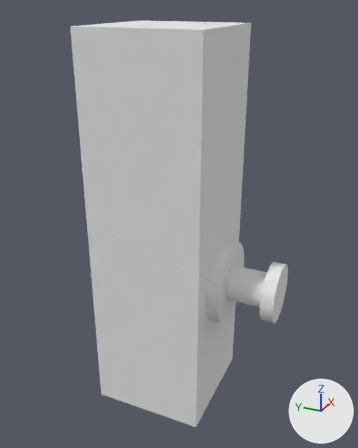
The OBJ model assets/quadfinger/mesh/dual_servo_transmission_simplified.obj, before and after one commit.
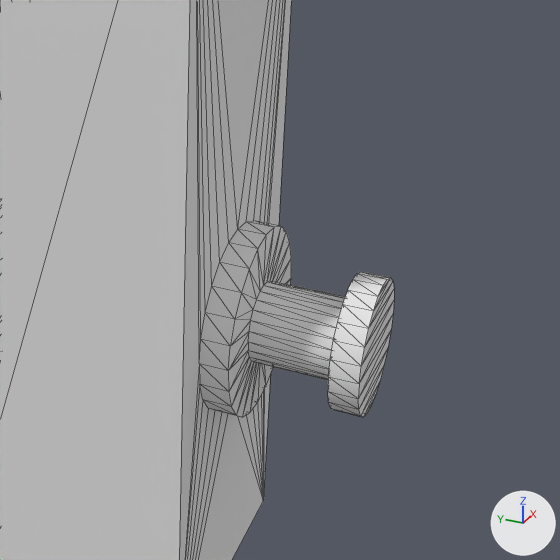
Each version is shown whole from a 50 mm lens placed at (-100.1, -59.8, 63.1), pointed at (-0.9, -15.1, 13.5), then close up on the part from 34% to 100% of the width and 33% to 86% of the height. Every picture has the same lights, and +X, +Y and +Z are marked at lower right. The close-ups show mesh edges as thin lines. Where no turn or scale is listed for an object, it has been applied to the vertices.

Names of what the first close-up shows: 'dual_servo_transmission_simplified'.
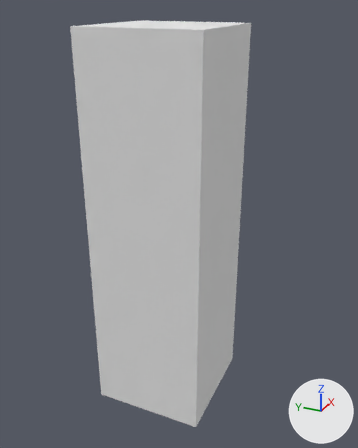
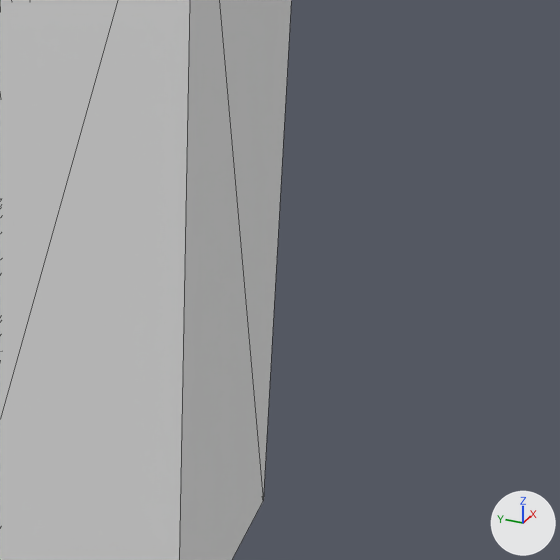
What differs and where, as boxes (x1, y1, x2, y2) in the close-ups (560 x 560 px):
'dual_servo_transmission_simplified', reshaped
    before: (0, 0, 394, 560)
    after: (0, 0, 291, 560)
part 1 of me_dual_servo_transmission_simplified, cut back
    before: (179, 0, 394, 560)
    after: (179, 0, 291, 560)

The change, as a list of edits to the scene's bpy script:
```text
Change me_dual_servo_transmission_simplified:
    used by ob_dual_servo_transmission_simplified; location = (0.0, 0.0, 0.0)
    remove me_dual_servo_transmission_simplified.from_pydata(...)  # 248 vertices, 492 faces; spans x -14.2..14.2, y -40.8..2.0, z -35.0..58.0
    add me_dual_servo_transmission_simplified.from_pydata(...)  # 104 vertices, 204 faces; spans x -14.2..14.2, y -25.8..2.0, z -35.0..58.0
    me_dual_servo_transmission_simplified part 1
    144 vertices are removed from x -10.0..10.0, y -40.8..-25.8, z -10.0..10.0
    290 faces are deleted
    2 new faces join them
```
